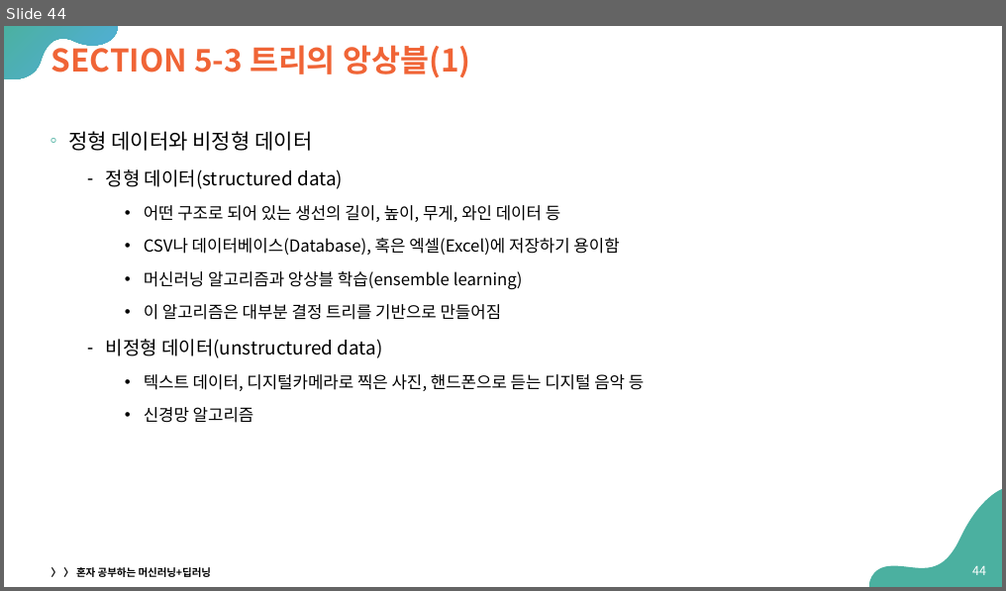
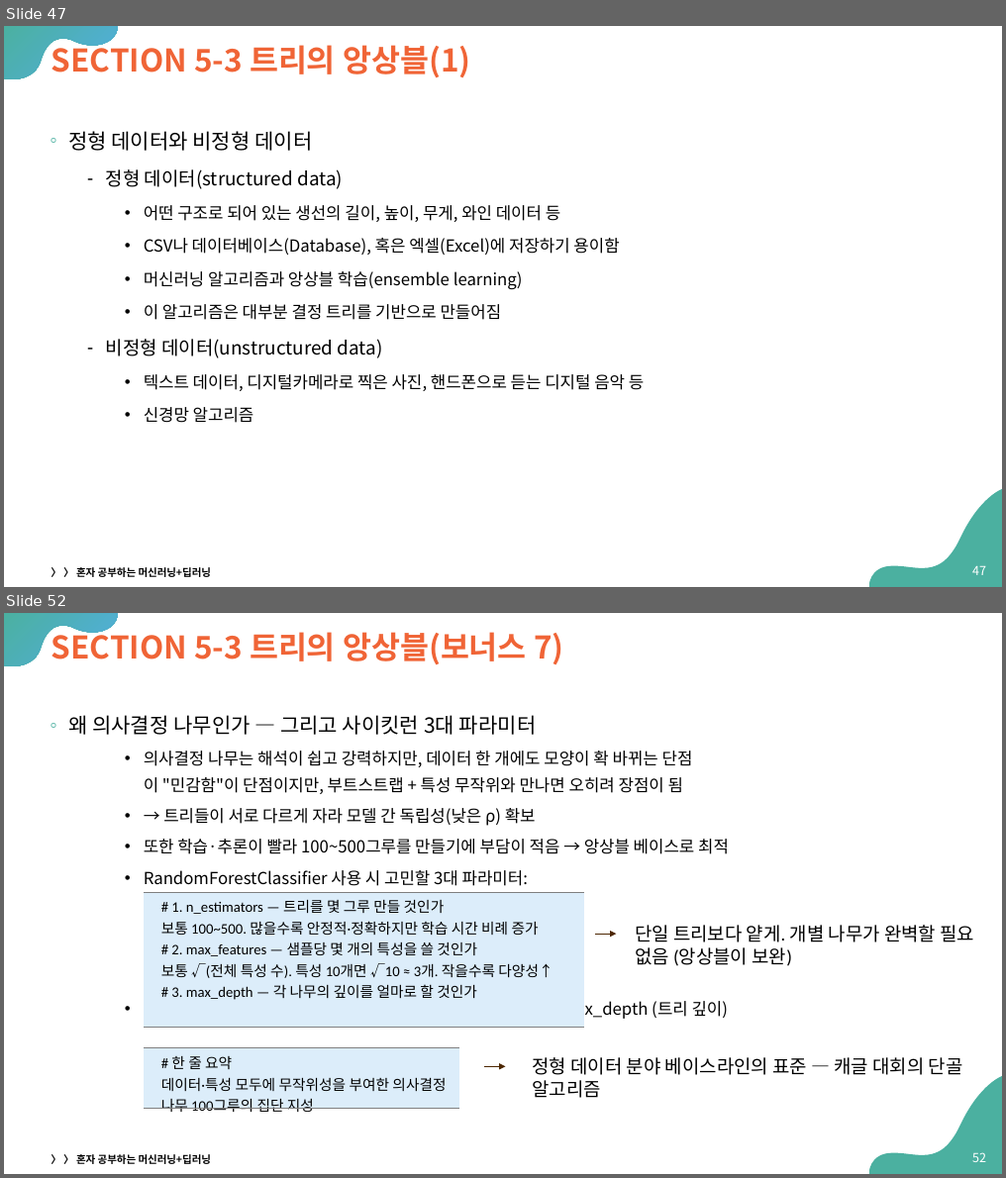
Before and after one commit to Sangdon-Park/Sangdon-Park.github.io, a slide deck: data/인공지능/05-트리 알고리즘.pptx. Shown one above the other, each under a label of ours: slide 44 before the commit, slides 47 and 52 after it; the slides between them are not shown. The pictures are 1006x591 and 1006x1178 pixels, drawn with LibreOffice and Linux fonts; fonts in the diff are those of the drawing. Boxes give left, top, right and bottom in pixels: in the first picture for what was removed or moved away, otherwise in the second. Text is boxed around its words. In the diff, an @@ line names an element or a change of style, - is before the commit and + after.

```diff
--- a/data/인공지능/05-트리 알고리즘.pptx
+++ b/data/인공지능/05-트리 알고리즘.pptx
@@ slide 52 added at (4,613,1002,1174), background #FFFFFF; not listed: 2 template elements that a slide beside it also shows @@
@@ title added at (52,627,563,664), 30 pt, text #F06436, bold @@
+SECTION 5-3 트리의 앙상블(보너스 7)
@@ text added at (68,715,729,1020), 16 pt, text #000000 @@
+◦ 왜 의사결정 나무인가 — 그리고 사이킷런 3대 파라미터
+    • 의사결정 나무는 해석이 쉽고 강력하지만, 데이터 한 개에도 모양이 확 바뀌는 단점
+      이 "민감함"이 단점이지만, 부트스트랩 + 특성 무작위와 만나면 오히려 장점이 됨
+    • → 트리들이 서로 다르게 자라 모델 간 독립성(낮은 ρ) 확보
+    • 또한 학습·추론이 빨라 100~500그루를 만들기에 부담이 적음 → 앙상블 베이스로 최적
+    • RandomForestClassifier 사용 시 고민할 3대 파라미터:
+    • n_estimators (트리 개수), max_features (샘플당 특성 수), max_depth (트리 깊이)
@@ table added at (144,892,584,1138), 1 rows, 1 columns @@
+# 1. n_estimators — 트리를 몇 그루 만들 것인가 / 보통 100~500. 많을수록 안정적·정확하지만 학습 시간 비례 증가 / # 2. max_features — 샘플당 몇 개의 특성을 쓸 것인가 / 보통 √(전체 특성 수). 특성 10개면 √10 ≈ 3개. 작을수록 다양성↑ / # 3. max_depth — 각 나무의 깊이를 얼마로 할 것인가
@@ arrow added from (595, 934) to (617, 934), #4D2702 0.75 pt @@
@@ text added at (635,925,974,966), 18 pt, text #000000 @@
+단일 트리보다 얕게. 개별 나무가 완벽할 필요 없음 (앙상블이 보완)
@@ table added at (144,1049,459,1174), 1 rows, 1 columns @@
+# 한 줄 요약 / 데이터·특성 모두에 무작위성을 부여한 의사결정 나무 100그루의 집단 지성
@@ text added at (532,1058,963,1098), 18 pt, text #000000 @@
+정형 데이터 분야 베이스라인의 표준 — 캐글 대회의 단골 알고리즘
@@ arrow added from (484, 1066) to (506, 1066), #4D2702 0.75 pt @@
@@ text added at (51,1155,211,1164), 10 pt, text #000000, bold @@
+〉 〉 혼자 공부하는 머신러닝+딥러닝
@@ page number added at (972,1153,986,1162), 12 pt, text #FFFFFF @@
+52
@@ what was slide 44 is now slide 47 @@
@@ page number at (972,566,986,575): text changed @@
-44
+47
```
Also in this commit, not shown: 1 slide changed, 16 other slides added, 5 other files.
